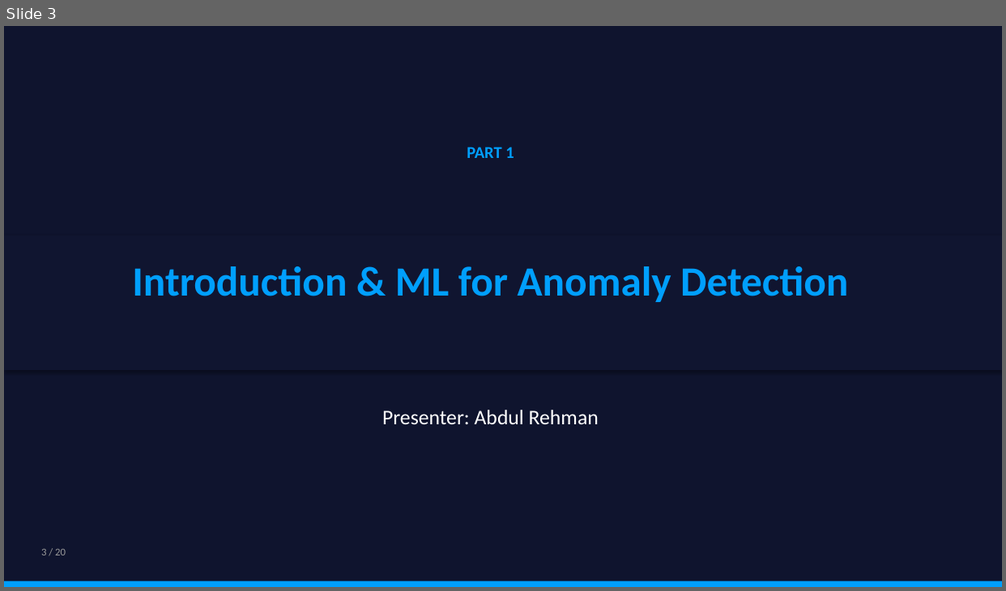
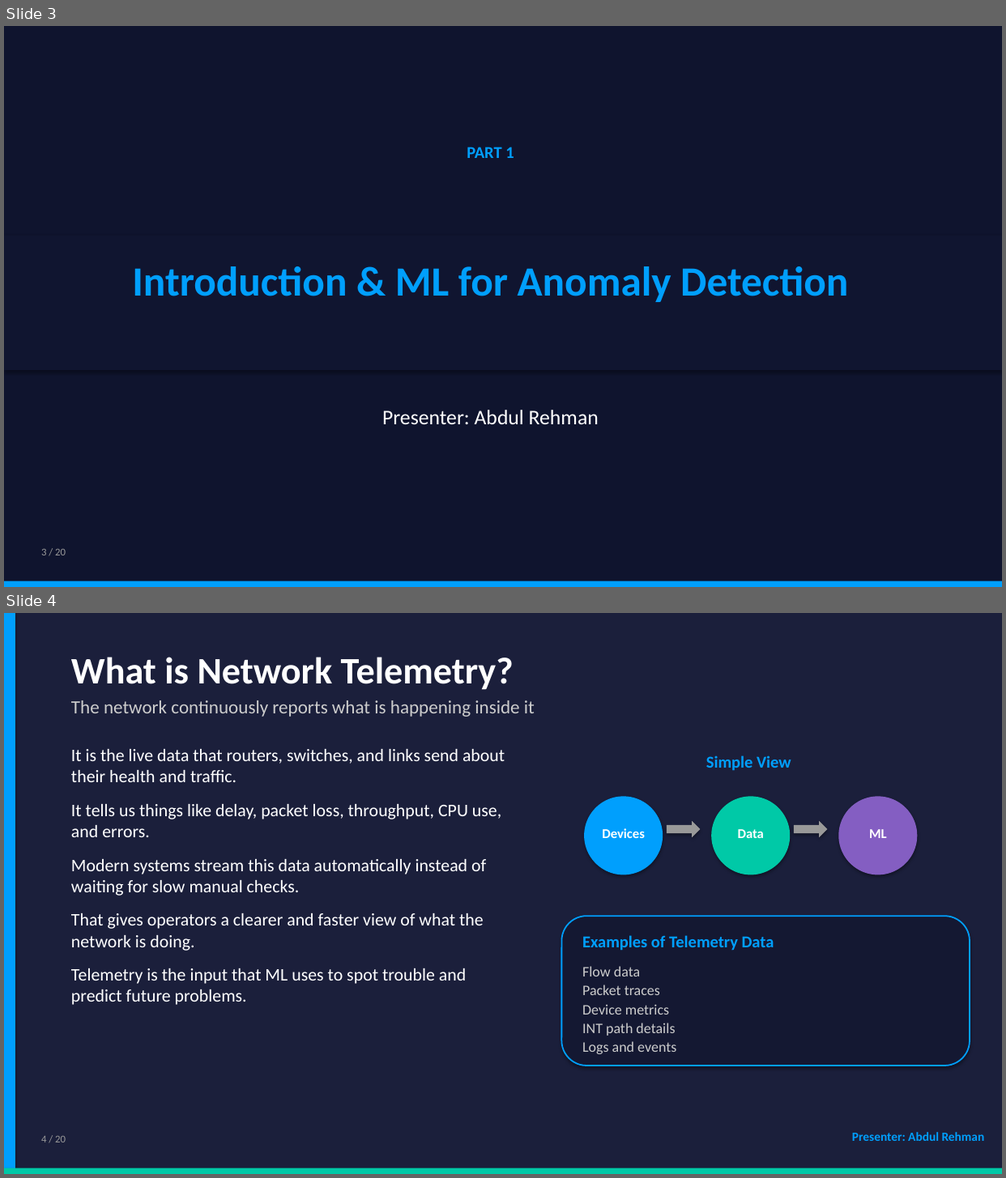
Before and after one commit to dkabduli/NET3006-Project, a slide deck: NET3006A-ML-Network-Telemetry/presentation/NET3006A_ML_Network_Telemetry_Presentation.pptx. Shown one above the other, each under a label of ours: slide 3 before the commit, slides 3 and 4 after it. The pictures are 1006x591 and 1006x1178 pixels, drawn with LibreOffice and Linux fonts; fonts in the diff are those of the drawing. Boxes give left, top, right and bottom in pixels: in the first picture for what was removed or moved away, otherwise in the second. Text is boxed around its words. In the diff, an @@ line names an element or a change of style, - is before the commit and + after.

```diff
--- a/NET3006A-ML-Network-Telemetry/presentation/NET3006A_ML_Network_Telemetry_Presentation.pptx
+++ b/NET3006A-ML-Network-Telemetry/presentation/NET3006A_ML_Network_Telemetry_Presentation.pptx
@@ slide 4 added at (4,613,1002,1174), background #1B1F3B @@
@@ rectangle added at (4,613,15,1174), fill #009FFD @@
@@ text added at (71,657,513,690), 36 pt, text #FFFFFF, bold @@
+What is Network Telemetry?
@@ text added at (71,700,535,717), 18 pt, text #CCCCCC @@
+The network continuously reports what is happening inside it
@@ text added at (71,749,505,1005), 17 pt, text #FFFFFF @@
+It is the live data that routers, switches, and links send about their health and traffic.
+It tells us things like delay, packet loss, throughput, CPU use, and errors.
+Modern systems stream this data automatically instead of waiting for slow manual checks.
+That gives operators a clearer and faster view of what the network is doing.
+Telemetry is the input that ML uses to spot trouble and predict future problems.
@@ text added at (706,756,791,771), 16 pt, text #009FFD, bold @@
+Simple View
@@ ellipse added at (584,796,663,875), fill #009FFD @@
@@ ellipse added at (711,796,790,875), fill #00C9A7 @@
@@ ellipse added at (839,796,918,875), fill #845EC2 @@
@@ text added at (602,828,645,838), 13 pt, text #FFFFFF, bold @@
+Devices
@@ right arrow added at (667,821,701,837), fill #999999 @@
@@ text added at (738,829,764,838), 13 pt, text #FFFFFF, bold @@
+Data
@@ right arrow added at (794,821,828,837), fill #999999 @@
@@ text added at (869,829,887,838), 13 pt, text #FFFFFF, bold @@
+ML
@@ rounded rectangle added at (562,916,970,1066), fill #141832, outline #009FFD 1.4 pt @@
@@ text added at (582,935,774,951), 16 pt, text #009FFD, bold @@
+Examples of Telemetry Data
@@ text added at (582,966,676,1054), 14 pt, text #CCCCCC @@
+Flow data
+Packet traces
+Device metrics
+INT path details
+Logs and events
@@ text added at (41,1136,66,1143), 10 pt, text #999999 @@
+4 / 20
@@ text added at (852,1132,985,1141), 12 pt, text #009FFD, bold @@
+Presenter: Abdul Rehman
@@ rectangle added at (4,1169,1002,1174), fill #00C9A7 @@
```
Also in this commit, not shown: 8 slides changed, 6 other slides added, 7 slides removed, 2 other files.
